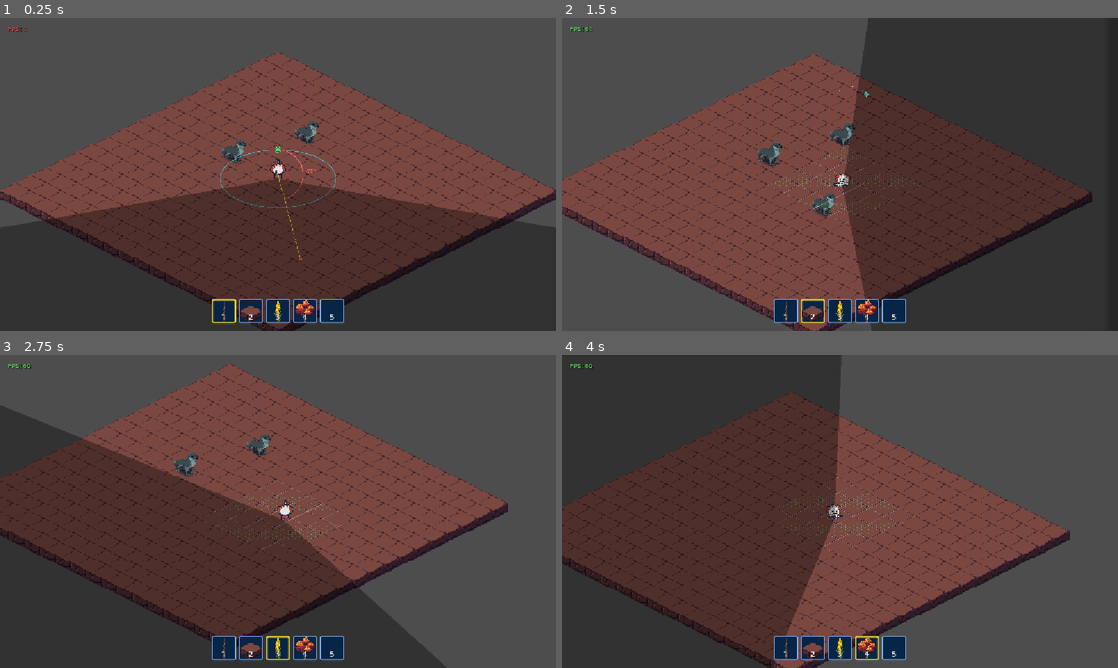
Above: before the commit, frames 1-4 (two rows, left to right).
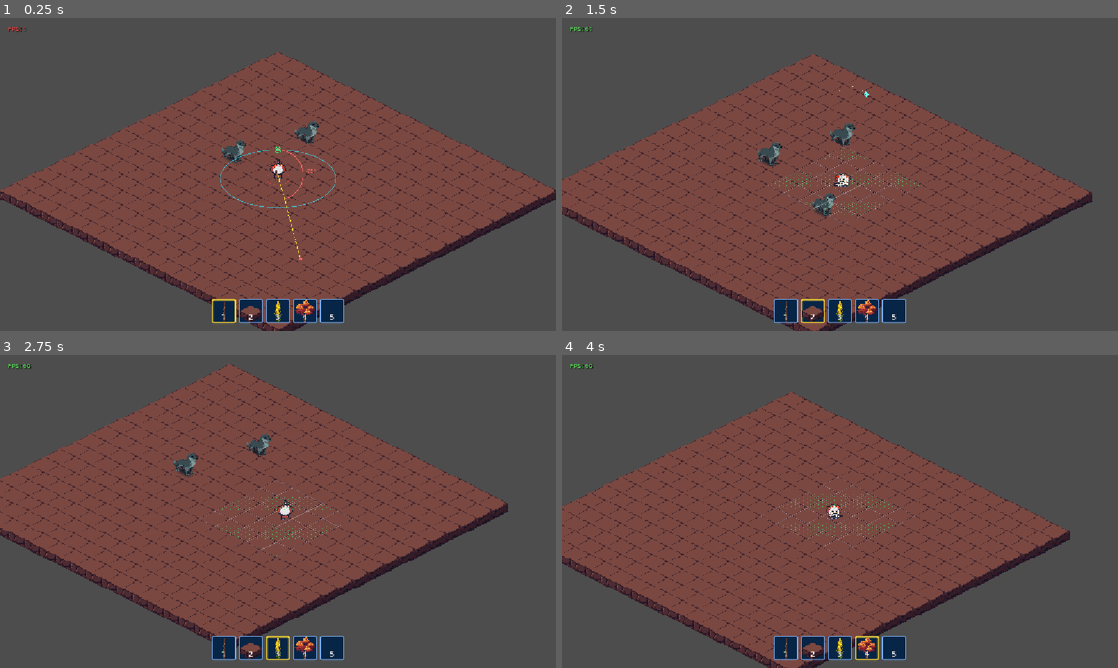
Above: after the commit, the same moments.

Repository: Luo-Mio/ColdWave2047
Game: Godot game, scene res://scene/main_scene.tscn
The game is run twice, just before and just after one commit, with the same random seed, the same clock (stepped at 60 frames per second) and the same inputs.
Inputs (mouse positions are in pixels of both pictures, inside the frame that each line leads up to):
- Up to frame 1 (0.25 s): no input
- Up to frame 2 (1.5 s): tap Enter at 0.5 s; move the mouse to (962, 158) at 0.52 s; hold D (move_right) 0.53-1.28 s; tap 1 at 0.6 s; click (962, 158) at 0.67 s; move the mouse to (728, 190) at 1.27 s; hold S (move_down) from 1.28 s (still down); tap 2 at 1.35 s
- Up to frame 3 (2.75 s): move the mouse to (333, 442) at 2.02 s; release S (move_down) at 2.03 s; hold D (move_right) from 2.03 s (still down); tap 3 at 2.1 s
- Up to frame 4 (4 s): move the mouse to (812, 574) at 2.77 s; release D (move_right) at 2.78 s; hold W (move_up) 2.78-3.53 s; tap 4 at 2.85 s; click (812, 574) at 2.92 s; move the mouse to (1006, 558) at 3.52 s; hold A (move_left) from 3.53 s (still down); tap 5 at 3.6 s

The runs differ from the first frame. In frame 1, 38% of the frame differs, in the area x 0-100%, y 51-100%; in frame 2, 45%; in frame 3, 38%; in frame 4, 46%, in the area x 0-51%, y 0-100%.

Commit message:
关闭身后黑色半透明蒙版

Diff:
--- a/script/components/vision_fog_component.gd
+++ b/script/components/vision_fog_component.gd
@@ -20,7 +20,17 @@
 
 @export_group("透视与全屏黑雾模式")
 # 是否在全屏渲染黑色迷雾覆盖层 (true = 开启半透明黑色阴影作为视觉辅助，false = 彻底取消地面阴影)
-@export var enable_black_fog_overlay: bool = true
+@export var enable_black_fog_overlay: bool = true:
+	set(v):
+		enable_black_fog_overlay = v
+		if is_instance_valid(fog_rect):
+			fog_rect.visible = enable_black_fog_overlay
+# 角色背后盲区是否渲染黑色半透明遮罩 (false = 关闭背后的黑色遮罩，保持地面原色；true = 背后呈现黑色阴影)
+@export var enable_rear_fog: bool = false:
+	set(v):
+		enable_rear_fog = v
+		if is_instance_valid(fog_drawer):
+			fog_drawer.queue_redraw()
 # 是否允许生物透过半透明树冠显现 (true = 屏幕内生物始终可见，可透过半透明树叶看清敌友)
 @export var show_creatures_through_canopy: bool = true
 
@@ -189,7 +199,7 @@
 		# 脏标记智能重绘：仅当摄像机位移、角色位移、朝向旋转或阴影形状变动时才重绘，静止时 0 额外 CPU/GPU 消耗！
 		var facing_dir: Vector2 = entity.call("get_facing_direction") if entity.has_method("get_facing_direction") else Vector2.DOWN
 		var facing_angle: float = facing_dir.angle()
-		var rotated: bool = (vision_fov < 359.0) and absf(wrapf(facing_angle - _last_facing_angle, -PI, PI)) > 0.015
+		var rotated: bool = (enable_rear_fog and vision_fov < 359.0) and absf(wrapf(facing_angle - _last_facing_angle, -PI, PI)) > 0.015
 		var threshold_sq := move_threshold * move_threshold
 		var moved := player_pos.distance_squared_to(_last_draw_player_pos) > threshold_sq or cam_pos.distance_squared_to(_last_draw_pos) > threshold_sq
 		if is_instance_valid(fog_drawer) and (moved or quads_changed or rotated or _last_draw_pos == Vector2(-99999, -99999)):
@@ -545,15 +555,11 @@
 	if entity.has_method("get_visual_foot_position"):
 		player_pos = entity.call("get_visual_foot_position")
 
-	# 1. 视口全屏填充为全黑 (R=0，代表默认背后盲区与视线外阴影)
-	fog_drawer.draw_rect(screen_rect, Color(0, 0, 0, 1))
-
-	# 2. 正向视锥点亮：以角色为中心，绘制视野扇形 (R=1)
-	if vision_fov >= 359.0:
-		# 360° 全景模式：全屏点亮
-		fog_drawer.draw_rect(screen_rect, Color(1, 0, 0, 1))
-	else:
-		# 扇形视锥模式 (例如 200° 扇形)
+	if enable_rear_fog and vision_fov < 359.0:
+		# 1. 开启背后遮罩模式：视口全屏填充为全黑 (R=0，代表背后盲区为黑色半透明阴影)
+		fog_drawer.draw_rect(screen_rect, Color(0, 0, 0, 1))
+
+		# 2. 正向视锥点亮：以角色为中心，绘制视野扇形 (R=1)
 		var facing_dir: Vector2 = entity.call("get_facing_direction") if entity.has_method("get_facing_direction") else Vector2.DOWN
 		var base_angle: float = facing_dir.angle()
 		var half_fov: float = deg_to_rad(vision_fov * 0.5)
@@ -570,6 +576,9 @@
 			_fov_pts[s + 1] = player_pos + Vector2(cos(a), sin(a)) * radius
 
 		fog_drawer.draw_polygon(_fov_pts, _fov_colors)
+	else:
+		# 1. 关闭背后黑色遮罩：全屏点亮为可见 (R=1，背后地面保持完全正常原色，不产生黑色半透明扇形)
+		fog_drawer.draw_rect(screen_rect, Color(1, 0, 0, 1))
 
 	# 3. 一次性合批提交所有黑色障碍物阴影四边形 (从 60+ 次 Draw Call 缩减至 1 次底层提交！)
 	if current_quads_count > 0 and not _batched_indices.is_empty():
